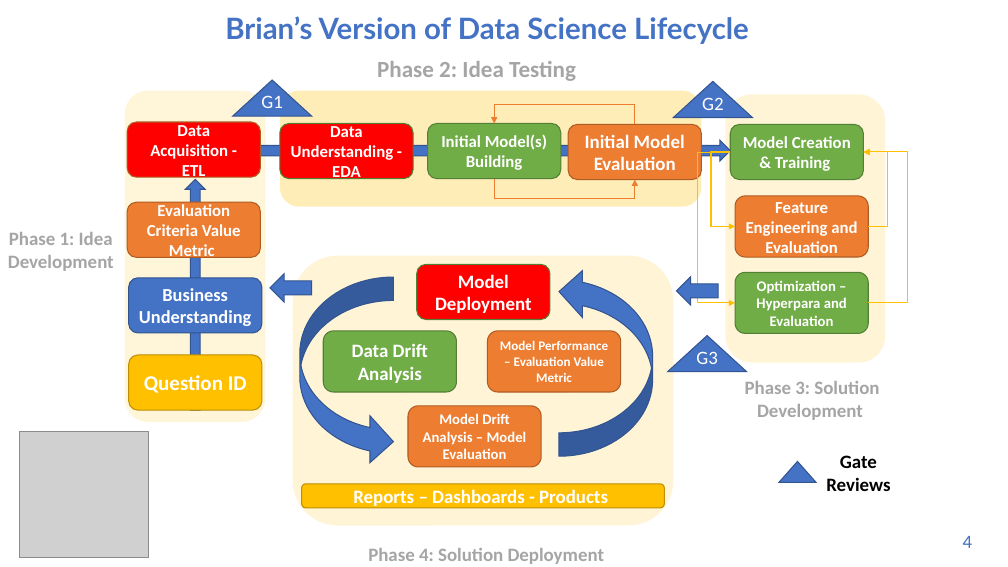
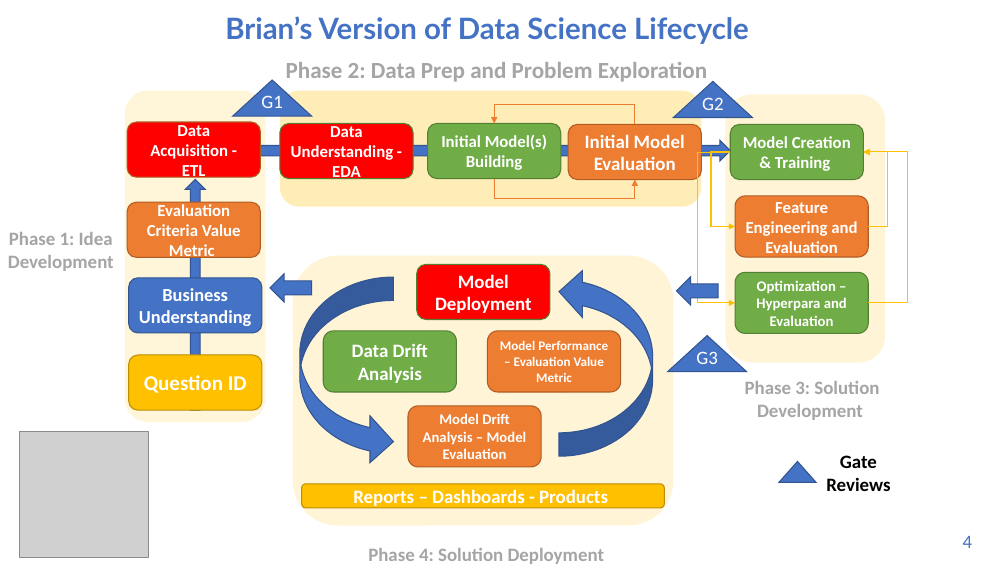
Before and after one commit to UVADS/DS-3001, a slide deck: slide 4 of 05_ml_bootcamp/machine_learning_bootcamp.pptx. Drawn at 1008x567 pixels with LibreOffice and Linux fonts; fonts in the diff are those of the drawing; grey boxes stand for pictures. Boxes give left, top, right and bottom in pixels: in the first picture for what was removed or moved away, otherwise in the second. Text is boxed around its words. In the diff, an @@ line names an element or a change of style, - is before the commit and + after.

```diff
--- a/05_ml_bootcamp/machine_learning_bootcamp.pptx
+++ b/05_ml_bootcamp/machine_learning_bootcamp.pptx
@@ text at (286,62,707,82): text changed @@
-Phase 2: Idea Testing
+Phase 2: Data Prep and Problem Exploration
```
Also in this commit, not shown: 9 other slides changed, 5 slides added, 1 slide removed.
